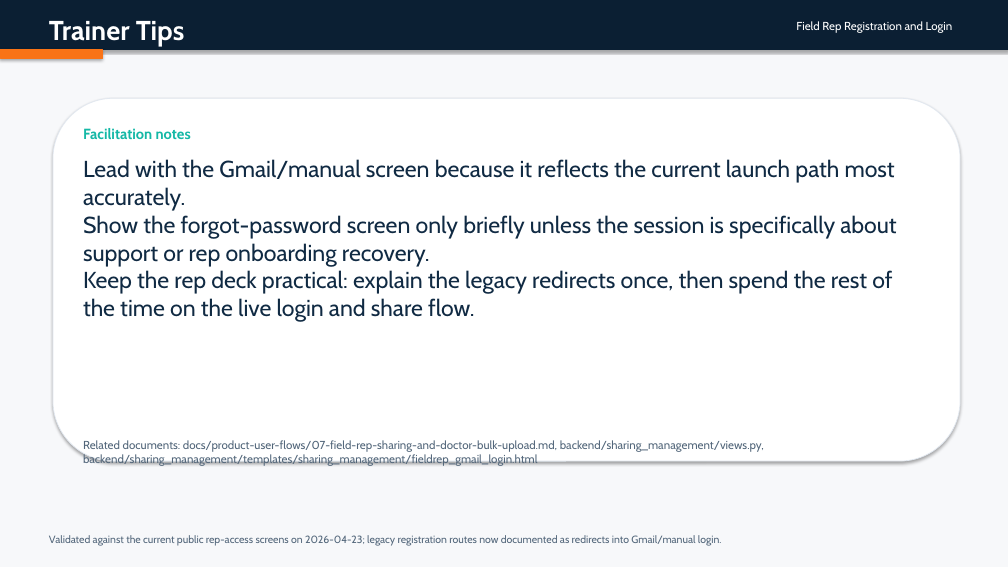
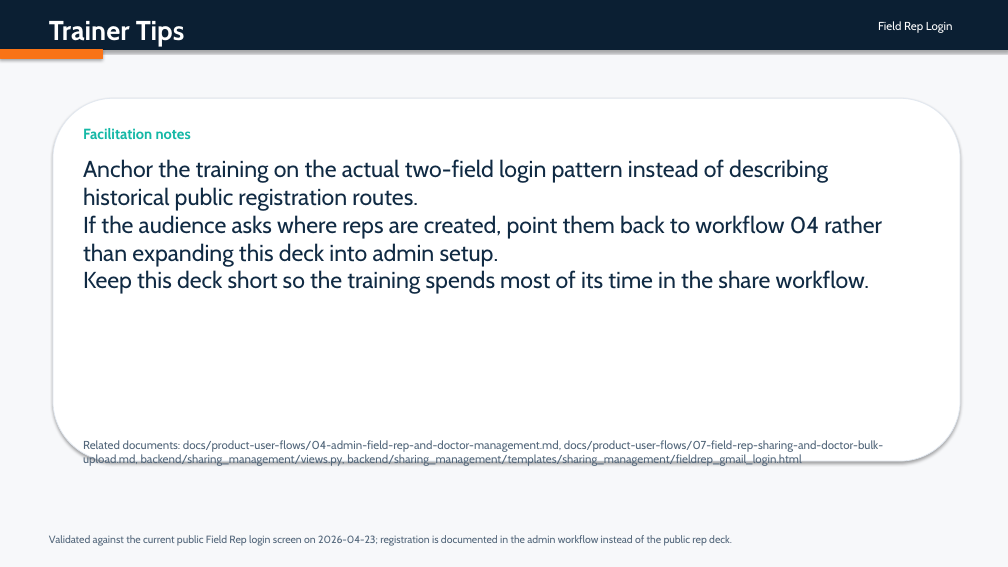
Before and after one commit to admin-masters/inclinic-education-system, a slide deck: slide 5 of output/doc/user-flow-decks/06-field-rep-registration-and-login.pptx (slide 8 before the commit). Drawn at 1008x567 pixels with LibreOffice and Linux fonts; fonts in the diff are those of the drawing. Boxes give left, top, right and bottom in pixels: in the first picture for what was removed or moved away, otherwise in the second. Text is boxed around its words. In the diff, an @@ line names an element or a change of style, - is before the commit and + after.

Commit message:
simplify field rep login and doctor addition docs

```diff
--- a/output/doc/user-flow-decks/06-field-rep-registration-and-login.pptx
+++ b/output/doc/user-flow-decks/06-field-rep-registration-and-login.pptx
@@ text at [878, 21, 953, 33]: text changed @@
-Field Rep Registration and Login
+Field Rep Login
@@ text at [83, 159, 882, 294]: text changed @@
-Lead with the Gmail/manual screen because it reflects the current launch path most accurately.
-Show the forgot-password screen only briefly unless the session is specifically about support or rep onboarding recovery.
-Keep the rep deck practical: explain the legacy redirects once, then spend the rest of the time on the live login and share flow.
+Anchor the training on the actual two-field login pattern instead of describing historical public registration routes.
+If the audience asks where reps are created, point them back to workflow 04 rather than expanding this deck into admin setup.
+Keep this deck short so the training spends most of its time in the share workflow.
@@ text at [83, 440, 883, 466]: text changed @@
-Related documents: docs/product-user-flows/07-field-rep-sharing-and-doctor-bulk-upload.md, backend/sharing_management/views.py, backend/sharing_management/templates/sharing_management/fieldrep_gmail_login.html
+Related documents: docs/product-user-flows/04-admin-field-rep-and-doctor-management.md, docs/product-user-flows/07-field-rep-sharing-and-doctor-bulk-upload.md, backend/sharing_management/views.py, backend/sharing_management/templates/sharing_management/fieldrep_gmail_login.html
@@ text at [49, 535, 732, 546]: text changed @@
-Validated against the current public rep-access screens on 2026-04-23; legacy registration routes now documented as redirects into Gmail/manual login.
+Validated against the current public Field Rep login screen on 2026-04-23; registration is documented in the admin workflow instead of the public rep deck.
```
Also in this commit, not shown: 5 other slides changed, 3 slides removed, 23 other files.
